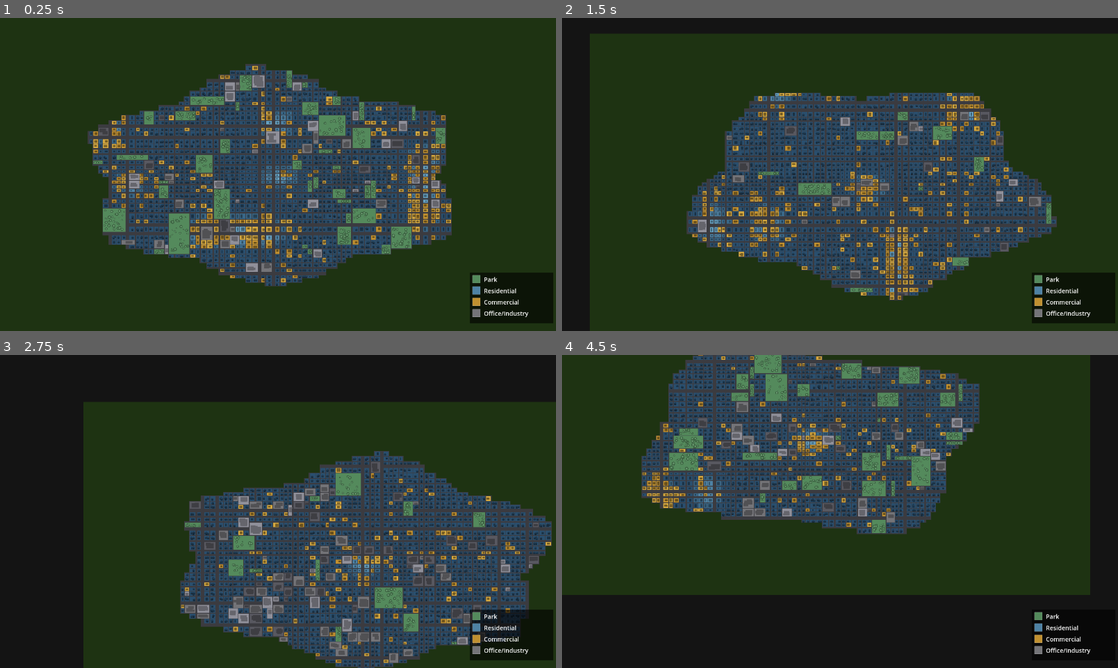
Above: before the commit, frames 1-4 (two rows, left to right).
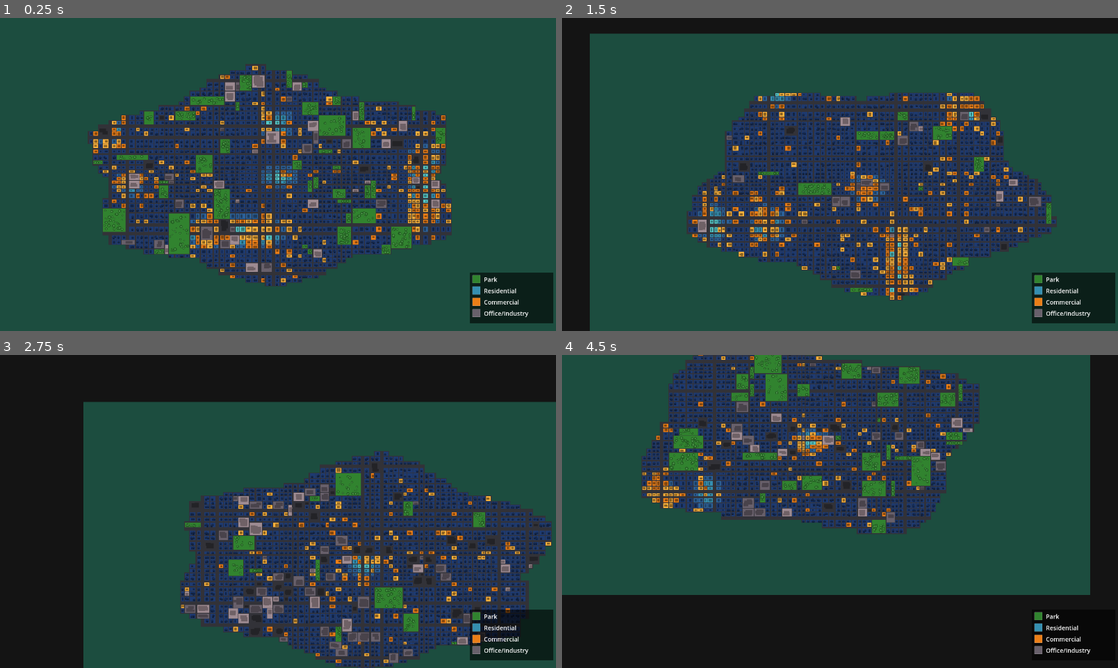
Above: after the commit, the same moments.

Repository: estebanm123/transit
Game: Godot game, scene res://Main.tscn
Same seed, same stepped clock (60 frames per second), same inputs: the game is played once before the commit and once after it.
Inputs (mouse positions are in pixels of both pictures, inside the frame that each line leads up to):
- Up to frame 1 (0.25 s): no input
- Up to frame 2 (1.5 s): tap Enter at 0.5 s; move the mouse to (962, 158) at 0.52 s; tap R at 0.6 s; click (962, 158) at 0.67 s; tap Space at 1.25 s; drag from (728, 190) to (812, 237) at 1.27 s
- Up to frame 3 (2.75 s): tap Enter at 2 s; move the mouse to (333, 442) at 2.02 s; tap R at 2.1 s; click (333, 442) at 2.17 s
- Up to frame 4 (4.5 s): tap Space at 2.75, 4.25 s; drag from (812, 574) to (673, 464) at 2.77 s; tap Enter at 3.5 s; move the mouse to (1006, 558) at 3.52 s; tap R at 3.6 s; click (1006, 558) at 3.67 s; drag from (673, 464) to (756, 433) at 4.27 s

The runs differ from the first frame. In frame 1, 71% of the frame differs, in the area x 0-100%, y 0-100%; in frame 2, 60%; in frame 3, 41%; in frame 4, 50%.

Commit message:
Refactorings

Diff:
--- /dev/null
+++ b/City.gd
@@ -0,0 +1,61 @@
+class_name City extends RefCounted
+
+const MapW: int = 1280
+const MapH: int = 720
+const Margin: int = 20
+const Cols: int = 100
+const Rows: int = 60
+const StreetW: int = 14
+
+const WArterial: float = 8.0
+const WCollector: float = 4.0
+const WLocal: float = 1.5
+
+const CCountryside: Color = Color("#1c4d3f")
+const CStreet: Color = Color("#323238")
+
+const CPark: Color = Color("#31832f")
+
+const CRes := [
+	Color("#1e3a70"),
+	Color("#2c6199"),
+	Color("#358fb0"),
+	Color("#55c6c6"),
+]
+
+const CCom := [
+	Color("#eb7e17"),
+	Color("#fab13c"),
+]
+
+const CInd := [
+	Color("#323238"),
+	Color("#68606b"),
+	Color("#9e8b92"),
+]
+
+var vertStreetWidths: Array[float] = []
+var horzStreetWidths: Array[float] = []
+var _colXPositions: Array[float] = []
+var _rowYPositions: Array[float] = []
+var _colWidths: Array[float] = []
+var _rowHeights: Array[float] = []
+
+var zones: Array = []
+var colors: Array = []
+var details: Array = []
+var parcelOwner: Array = []
+var parcelExtent: Array = []
+
+
+func blockRect(col: int, row: int) -> Rect2:
+	return Rect2(_colXPositions[col], _rowYPositions[row], _colWidths[col], _rowHeights[row])
+
+
+func mergedBlockRect(col: int, row: int) -> Rect2:
+	var extent: Vector2i = parcelExtent[row][col]
+	var x: float = _colXPositions[col]
+	var y: float = _rowYPositions[row]
+	var w: float = _colXPositions[extent.x] + _colWidths[extent.x] - x
+	var h: float = _rowYPositions[extent.y] + _rowHeights[extent.y] - y
+	return Rect2(x, y, w, h)
--- a/CityGenerator.gd
+++ b/CityGenerator.gd
@@ -1,62 +1,19 @@
 class_name CityGenerator extends RefCounted
 
-const MapW: int = 1280
-const MapH: int = 720
-const Margin: int = 20
-const Cols: int = 100
-const Rows: int = 60
-const StreetW: int = 14
-
-enum Zone { Empty, Park, Residential, Commercial, OfficeIndustry }
-
-const WArterial: float = 8.0
-const WCollector: float = 4.0
-const WLocal: float = 1.5
-
-const CCountryside: Color = Color("#1e3312")
-const CStreet: Color = Color("#3b3b40")
-
-const CPark: Color = Color("#548a5c")
-
-const CRes := [
-	Color("#2a4f6e"),
-	Color("#3a6888"),
-	Color("#4e82a4"),
-	Color("#66a0c0"),
-]
-
-const CCom := [
-	Color("#c09030"),
-	Color("#d4a840"),
-]
-
-const CInd := [
-	Color("#585860"),
-	Color("#747478"),
-	Color("#90909a"),
-]
-
 var rng: RandomNumberGenerator = RandomNumberGenerator.new()
-var colWidths: Array[float] = []
-var rowHeights: Array[float] = []
-var vertStreetWidths: Array[float] = []
-var horzStreetWidths: Array[float] = []
-var _colXPositions: Array[float] = []
-var _rowYPositions: Array[float] = []
-var _origin: Vector2 = Vector2(Margin, Margin)
-
-var zones: Array = []
-var colors: Array = []
-var details: Array = []
-var parcelOwner: Array = []
-var parcelExtent: Array = []
-
 var _numArms: int = 0
 var _armAngles: Array[float] = []
 var _secondaryCbds: Array = []
 
 
-func computeLayout() -> void:
+func generate() -> City:
+	var city := City.new()
+	_computeLayout(city)
+	_buildMap(city)
+	return city
+
+
+func _computeLayout(city: City) -> void:
 	_numArms = rng.randi_range(4, 6)
 	_armAngles.clear()
 	var baseAngle: float = rng.randf() * TAU
@@ -64,93 +21,93 @@
 		_armAngles.append(baseAngle + float(i) * TAU / float(_numArms)
 				+ rng.randf_range(-0.12, 0.12))
 
-	vertStreetWidths.clear()
-	for _i in Cols + 1:
-		vertStreetWidths.append(WLocal)
-	horzStreetWidths.clear()
-	for _i in Rows + 1:
-		horzStreetWidths.append(WLocal)
+	city.vertStreetWidths.clear()
+	for _i in City.Cols + 1:
+		city.vertStreetWidths.append(City.WLocal)
+	city.horzStreetWidths.clear()
+	for _i in City.Rows + 1:
+		city.horzStreetWidths.append(City.WLocal)
 
 	var colSpacing: int = rng.randi_range(7, 11)
 	var rowSpacing: int = rng.randi_range(5, 8)
-	for col in Cols + 1:
+	for col in City.Cols + 1:
 		if col % colSpacing == 0:
-			vertStreetWidths[col] = WCollector
-	for row in Rows + 1:
+			city.vertStreetWidths[col] = City.WCollector
+	for row in City.Rows + 1:
 		if row % rowSpacing == 0:
-			horzStreetWidths[row] = WCollector
-
-	var centerColF: float = Cols * 0.5
-	var centerRowF: float = Rows * 0.5
+			city.horzStreetWidths[row] = City.WCollector
+
+	var centerColF: float = City.Cols * 0.5
+	var centerRowF: float = City.Rows * 0.5
 	for armAngle: float in _armAngles:
 		var colIdx: int = clamp(
-				int(round(centerColF + cos(armAngle) * centerColF * 0.65)), 1, Cols - 1)
+				int(round(centerColF + cos(armAngle) * centerColF * 0.65)), 1, City.Cols - 1)
 		var rowIdx: int = clamp(
-				int(round(centerRowF + sin(armAngle) * centerRowF * 0.65)), 1, Rows - 1)
-		vertStreetWidths[colIdx] = WArterial
-		horzStreetWidths[rowIdx] = WArterial
+				int(round(centerRowF + sin(armAngle) * centerRowF * 0.65)), 1, City.Rows - 1)
+		city.vertStreetWidths[colIdx] = City.WArterial
+		city.horzStreetWidths[rowIdx] = City.WArterial
 		var innerColIdx: int = clamp(
-				int(round(centerColF + cos(armAngle) * centerColF * 0.28)), 1, Cols - 1)
+				int(round(centerColF + cos(armAngle) * centerColF * 0.28)), 1, City.Cols - 1)
 		var innerRowIdx: int = clamp(
-				int(round(centerRowF + sin(armAngle) * centerRowF * 0.28)), 1, Rows - 1)
-		if vertStreetWidths[innerColIdx] < WArterial:
-			vertStreetWidths[innerColIdx] = WCollector
-		if horzStreetWidths[innerRowIdx] < WArterial:
-			horzStreetWidths[innerRowIdx] = WCollector
+				int(round(centerRowF + sin(armAngle) * centerRowF * 0.28)), 1, City.Rows - 1)
+		if city.vertStreetWidths[innerColIdx] < City.WArterial:
+			city.vertStreetWidths[innerColIdx] = City.WCollector
+		if city.horzStreetWidths[innerRowIdx] < City.WArterial:
+			city.horzStreetWidths[innerRowIdx] = City.WCollector
 
 	var totalStreetWidth: float = 0.0
-	for streetWidth in vertStreetWidths:
+	for streetWidth in city.vertStreetWidths:
 		totalStreetWidth += streetWidth
 	var totalStreetHeight: float = 0.0
-	for streetHeight in horzStreetWidths:
+	for streetHeight in city.horzStreetWidths:
 		totalStreetHeight += streetHeight
 
-	var availWidth: float = MapW - Margin * 2 - totalStreetWidth
-	var availHeight: float = MapH - Margin * 2 - totalStreetHeight
+	var availWidth: float = City.MapW - City.Margin * 2 - totalStreetWidth
+	var availHeight: float = City.MapH - City.Margin * 2 - totalStreetHeight
 
 	var colWeights: Array[float] = []
 	var colWeightSum: float = 0.0
-	for _i in Cols:
+	for _i in City.Cols:
 		var weight: float = rng.randf_range(0.7, 1.4)
 		colWeights.append(weight)
 		colWeightSum += weight
-	colWidths.clear()
+	city._colWidths.clear()
 	for weight in colWeights:
-		colWidths.append(availWidth * weight / colWeightSum)
+		city._colWidths.append(availWidth * weight / colWeightSum)
 
 	var rowWeights: Array[float] = []
 	var rowWeightSum: float = 0.0
-	for _i in Rows:
+	for _i in City.Rows:
 		var weight: float = rng.randf_range(0.7, 1.4)
 		rowWeights.append(weight)
 		rowWeightSum += weight
-	rowHeights.clear()
+	city._rowHeights.clear()
 	for weight in rowWeights:
-		rowHeights.append(availHeight * weight / rowWeightSum)
-
-	_colXPositions.clear()
-	var curX: float = _origin.x + vertStreetWidths[0]
-	for col in Cols:
-		_colXPositions.append(curX)
-		curX += colWidths[col] + vertStreetWidths[col + 1]
-
-	_rowYPositions.clear()
-	var curY: float = _origin.y + horzStreetWidths[0]
-	for row in Rows:
-		_rowYPositions.append(curY)
-		curY += rowHeights[row] + horzStreetWidths[row + 1]
-
-	_generateSecondaryCbds()
-
-
-func buildMap() -> void:
-	var centerCol: float = (Cols - 1) / 2.0
-	var centerRow: float = (Rows - 1) / 2.0
-	zones = []
-	colors = []
-	details = []
-	parcelOwner = []
-	parcelExtent = []
+		city._rowHeights.append(availHeight * weight / rowWeightSum)
+
+	city._colXPositions.clear()
+	var curX: float = City.Margin + city.vertStreetWidths[0]
+	for col in City.Cols:
+		city._colXPositions.append(curX)
+		curX += city._colWidths[col] + city.vertStreetWidths[col + 1]
+
+	city._rowYPositions.clear()
+	var curY: float = City.Margin + city.horzStreetWidths[0]
+	for row in City.Rows:
+		city._rowYPositions.append(curY)
+		curY += city._rowHeights[row] + city.horzStreetWidths[row + 1]
+
+	_generateSecondaryCbds(city)
+
+
+func _buildMap(city: City) -> void:
+	var centerCol: float = (City.Cols - 1) / 2.0
+	var centerRow: float = (City.Rows - 1) / 2.0
+	city.zones = []
+	city.colors = []
+	city.details = []
+	city.parcelOwner = []
+	city.parcelExtent = []
 
 	var cityParkRatio: float = rng.randf_range(0.0, 0.043)
 	var cityIndRatio: float = rng.randf_range(0.0, 0.04)
@@ -159,32 +116,33 @@
 	var cbdOfficeRatio: float = rng.randf_range(0.015, 0.15)
 	var cbdResRatio: float = rng.randf_range(0.0, 0.80)
 
-	for row in Rows:
+	for row in City.Rows:
 		var zoneRow: Array = []
 		var colorRow: Array = []
 		var ownerRow: Array = []
 		var extentRow: Array = []
-		for col in Cols:
+		for col in City.Cols:
 			zoneRow.append(null)
 			colorRow.append(Color.WHITE)
 			ownerRow.append(Vector2i(col, row))
 			extentRow.append(Vector2i(col, row))
-		zones.append(zoneRow)
-		colors.append(colorRow)
-		parcelOwner.append(ownerRow)
-		parcelExtent.append(extentRow)
-
-	for row in Rows:
-		for col in Cols:
-			if zones[row][col] != null:
+		city.zones.append(zoneRow)
+		city.colors.append(colorRow)
+		city.parcelOwner.append(ownerRow)
+		city.parcelExtent.append(extentRow)
+
+	for row in City.Rows:
+		for col in City.Cols:
+			if city.zones[row][col] != null:
 				continue
 
 			var dx: float = col - centerCol
 			var dy: float = row - centerRow
 			var dist: float = sqrt(dx * dx + dy * dy)
-			var corner: bool = (col == 0 or col == Cols - 1) and (row == 0 or row == Rows - 1)
-
-			var zone: Zone
+			var corner: bool = (col == 0 or col == City.Cols - 1) \
+					and (row == 0 or row == City.Rows - 1)
+
+			var zone: int
 			if not _isInsideCity(col, row):
 				zone = Zone.Empty
 			elif dist < comCore:
@@ -211,7 +169,7 @@
 					var indChance: float = cityIndRatio
 					for neighbor: Vector2i in [Vector2i(col - 1, row), Vector2i(col, row - 1)]:
 						if neighbor.x >= 0 and neighbor.y >= 0 \
-								and zones[neighbor.y][neighbor.x] == Zone.OfficeIndustry:
+								and city.zones[neighbor.y][neighbor.x] == Zone.OfficeIndustry:
 							indChance = min(0.9, indChance * 5.0)
 							break
 					if rng.randf() < indChance:
@@ -245,41 +203,42 @@
 			var baseColor: Color
 			match zone:
 				Zone.Park:
-					baseColor = CPark
+					baseColor = City.CPark
 				Zone.Residential:
-					var idx: int = clamp(int(effectiveDistColor), 0, CRes.size() - 1)
-					baseColor = CRes[CRes.size() - 1 - idx]
+					var idx: int = clamp(int(effectiveDistColor), 0, City.CRes.size() - 1)
+					baseColor = City.CRes[City.CRes.size() - 1 - idx]
 				Zone.Commercial:
-					baseColor = CCom[rng.randi() % CCom.size()]
+					baseColor = City.CCom[rng.randi() % City.CCom.size()]
 				Zone.OfficeIndustry:
-					baseColor = CInd[rng.randi() % CInd.size()]
+					baseColor = City.CInd[rng.randi() % City.CInd.size()]
 				_:
 					baseColor = Color.WHITE
 
-			zones[row][col] = zone
-			colors[row][col] = baseColor
+			city.zones[row][col] = zone
+			city.colors[row][col] = baseColor
 
 			if (zone == Zone.Park or zone == Zone.OfficeIndustry) \
 					and rng.randf() <= (0.95 if zone == Zone.Park else 0.80):
 				var mergeLimit: int = 7 if zone == Zone.Park else 1
 				var maxCol: int = col
-				while maxCol + 1 < Cols and maxCol - col < mergeLimit:
+				while maxCol + 1 < City.Cols and maxCol - col < mergeLimit:
 					var nextCol: int = maxCol + 1
-					if zones[row][nextCol] != null:
+					if city.zones[row][nextCol] != null:
 						break
 					var ndx: float = nextCol - centerCol
 					var ndy: float = row - centerRow
 					var dist2: float = sqrt(ndx * ndx + ndy * ndy)
-					if not _isInsideCity(nextCol, row) or (zone == Zone.Park and dist2 < comCore):
+					if not _isInsideCity(nextCol, row) \
+							or (zone == Zone.Park and dist2 < comCore):
 						break
 					if zone == Zone.Park and rng.randf() < (maxCol - col + 1) * 0.15:
 						break
 					maxCol += 1
 				var maxRow: int = row
-				while maxRow + 1 < Rows and maxRow - row < mergeLimit:
+				while maxRow + 1 < City.Rows and maxRow - row < mergeLimit:
 					var ok: bool = true
 					for c2 in range(col, maxCol + 1):
-						if zones[maxRow + 1][c2] != null:
+						if city.zones[maxRow + 1][c2] != null:
 							ok = false
 							break
 						var ndx: float = c2 - centerCol
@@ -297,21 +256,21 @@
 				if maxCol > col or maxRow > row:
 					for r in range(row, maxRow + 1):
 						for c2 in range(col, maxCol + 1):
-							zones[r][c2] = zone
-							colors[r][c2] = baseColor
-							parcelOwner[r][c2] = Vector2i(col, row)
-					parcelExtent[row][col] = Vector2i(maxCol, maxRow)
-
-	for row in Rows:
+							city.zones[r][c2] = zone
+							city.colors[r][c2] = baseColor
+							city.parcelOwner[r][c2] = Vector2i(col, row)
+					city.parcelExtent[row][col] = Vector2i(maxCol, maxRow)
+
+	for row in City.Rows:
 		var detailRow: Array = []
-		for col in Cols:
-			if parcelOwner[row][col] != Vector2i(col, row):
+		for col in City.Cols:
+			if city.parcelOwner[row][col] != Vector2i(col, row):
 				detailRow.append({})
 				continue
 			var dx: float = col - centerCol
 			var dy: float = row - centerRow
 			var dist: float = sqrt(dx * dx + dy * dy)
-			var zone: Zone = zones[row][col]
+			var zone: int = city.zones[row][col]
 			var isOffice: bool = (zone == Zone.OfficeIndustry and dist < comCore)
 			var nearCommercial: bool = false
 			if zone == Zone.Residential:
@@ -320,9 +279,9 @@
 					Vector2i(col, row - 1), Vector2i(col, row + 1),
 				]
 				for neighbor: Vector2i in neighbors:
-					if neighbor.x >= 0 and neighbor.x < Cols \
-							and neighbor.y >= 0 and neighbor.y < Rows \
-							and zones[neighbor.y][neighbor.x] == Zone.Commercial:
+					if neighbor.x >= 0 and neighbor.x < City.Cols \
+							and neighbor.y >= 0 and neighbor.y < City.Rows \
+							and city.zones[neighbor.y][neighbor.x] == Zone.Commercial:
 						nearCommercial = true
 						break
 			var effectiveDist: float = dist
@@ -335,22 +294,9 @@
 						isOffice = true
 					break
 			detailRow.append(_genDetails(
-					zone, colors[row][col], mergedBlockRect(col, row),
+					zone, city.colors[row][col], city.mergedBlockRect(col, row),
 					effectiveDist, isOffice, nearCommercial))
-		details.append(detailRow)
-
-
-func blockRect(col: int, row: int) -> Rect2:
-	return Rect2(_colXPositions[col], _rowYPositions[row], colWidths[col], rowHeights[row])
-
-
-func mergedBlockRect(col: int, row: int) -> Rect2:
-	var extent: Vector2i = parcelExtent[row][col]
-	var x: float = _colXPositions[col]
-	var y: float = _rowYPositions[row]
-	var w: float = _colXPositions[extent.x] + colWidths[extent.x] - x
-	var h: float = _rowYPositions[extent.y] + rowHeights[extent.y] - y
-	return Rect2(x, y, w, h)
+		city.details.append(detailRow)
 
 
 func _secondaryCbdDist(col: int, row: int, cbd: Dictionary) -> float:
@@ -365,23 +311,23 @@
 	return sqrt(dAlong * dAlong + perp * perp)
 
 
-func _generateSecondaryCbds() -> void:
+func _generateSecondaryCbds(city: City) -> void:
 	_secondaryCbds.clear()
 	var count: int = rng.randi_range(0, 5)
 	if count == 0:
 		return
 	var arterialCols: Array[int] = []
 	var arterialRows: Array[int] = []
-	for c in range(1, Cols):
-		if vertStreetWidths[c] >= WArterial:
+	for c in range(1, City.Cols):
+		if city.vertStreetWidths[c] >= City.WArterial:
 			arterialCols.append(c)
-	for r in range(1, Rows):
-		if horzStreetWidths[r] >= WArterial:
+	for r in range(1, City.Rows):
+		if city.horzStreetWidths[r] >= City.WArterial:
 			arterialRows.append(r)
 	if arterialCols.is_empty() and arterialRows.is_empty():
 		return
-	var centerCol: float = (Cols - 1) / 2.0
-	var centerRow: float = (Rows - 1) / 2.0
+	var centerCol: float = (City.Cols - 1) / 2.0
+	var centerRow: float = (City.Rows - 1) / 2.0
 	var placed: Array = []
 	var attempts: int = 0
 	while placed.size() < count and attempts < 60:
@@ -395,11 +341,11 @@
 					(arterialCols.is_empty() or rng.randf() < 0.5)
 			if useRow:
 				var rowIdx: int = arterialRows[rng.randi() % arterialRows.size()]
-				center = Vector2(rng.randf_range(8.0, Cols - 9.0), rowIdx - 0.5)
+				center = Vector2(rng.randf_range(8.0, City.Cols - 9.0), rowIdx - 0.5)
 				angle = 0.0
 			else:
 				var colIdx: int = arterialCols[rng.randi() % arterialCols.size()]
-				center = Vector2(colIdx - 0.5, rng.randf_range(6.0, Rows - 7.0))
+				center = Vector2(colIdx - 0.5, rng.randf_range(6.0, City.Rows - 7.0))
 				angle = PI * 0.5
 			halfLen = rng.randf_range(3.0, 9.0)
 		else:
@@ -412,10 +358,10 @@
 			elif not arterialCols.is_empty():
 				var colIdx: int = arterialCols[rng.randi() % arterialCols.size()]
 				center = Vector2(colIdx - 0.5 + rng.randf_range(-1.5, 1.5),
-						rng.randf_range(5.0, Rows - 6.0))
+						rng.randf_range(5.0, City.Rows - 6.0))
 			else:
 				var rowIdx: int = arterialRows[rng.randi() % arterialRows.size()]
-				center = Vector2(rng.randf_range(5.0, Cols - 6.0),
+				center = Vector2(rng.randf_range(5.0, City.Cols - 6.0),
 						rowIdx - 0.5 + rng.randf_range(-1.5, 1.5))
 		if center.distance_to(Vector2(centerCol, centerRow)) < 10.0:
 			continue
@@ -426,8 +372,8 @@
 				break
 		if tooClose:
 			continue
-		var cbdCol: int = clamp(int(round(center.x)), 0, Cols - 1)
-		var cbdRow: int = clamp(int(round(center.y)), 0, Rows - 1)
+		var cbdCol: int = clamp(int(round(center.x)), 0, City.Cols - 1)
+		var cbdRow: int = clamp(int(round(center.y)), 0, City.Rows - 1)
 		if not _isInsideCity(cbdCol, cbdRow):
 			continue
 		var coreRadius: float = rng.randf_range(1.5, 3.5)
@@ -446,10 +392,10 @@
 
 
 func _isInsideCity(col: int, row: int) -> bool:
-	var centerCol: float = (Cols - 1) / 2.0
-	var centerRow: float = (Rows - 1) / 2.0
-	var dx: float = (col - centerCol) / (Cols / 2.0)
-	var dy: float = (row - centerRow) / (Rows / 2.0)
+	var centerCol: float = (City.Cols - 1) / 2.0
+	var centerRow: float = (City.Rows - 1) / 2.0
+	var dx: float = (col - centerCol) / (City.Cols / 2.0)
+	var dy: float = (row - centerRow) / (City.Rows / 2.0)
 	var normalizedDist: float = sqrt(dx * dx + dy * dy)
 	if normalizedDist < 0.55:
 		return true
@@ -463,7 +409,7 @@
 	return false
 
 
-func _genDetails(zone: Zone, _color: Color, rect: Rect2, dist: float = 0.0,
+func _genDetails(zone: int, _color: Color, rect: Rect2, dist: float = 0.0,
 		isOffice: bool = false, nearCommercial: bool = false) -> Dictionary:
 	var tileScale: float = sqrt(rect.get_area()) / 7.5
 	var result: Dictionary = {}
--- a/Main.gd
+++ b/Main.gd
@@ -4,6 +4,7 @@
 const ZoomMax: float = 5.0
 
 var _generator: CityGenerator
+var _city: City
 var _zoom: float = 1.0
 var _pan: Vector2 = Vector2.ZERO
 var _dragging: bool = false
@@ -16,8 +17,7 @@
     _generator = CityGenerator.new()
     _generator.rng.seed = 42
     _font = ThemeDB.fallback_font
-    _generator.computeLayout()
-    _generator.buildMap()
+    _city = _generator.generate()
     queue_redraw()
 
 
@@ -40,8 +40,7 @@
         queue_redraw()
     elif event is InputEventKey and event.pressed and event.keycode == KEY_R:
         _generator.rng.seed = _generator.rng.randi()
-        _generator.computeLayout()
-        _generator.buildMap()
+        _city = _generator.generate()
         queue_redraw()
 
 
@@ -60,42 +59,42 @@
 
     draw_set_transform(_pan, 0.0, Vector2(_zoom, _zoom))
 
-    draw_rect(Rect2(0, 0, CityGenerator.MapW, CityGenerator.MapH), CityGenerator.CCountryside)
+    draw_rect(Rect2(0, 0, City.MapW, City.MapH), City.CCountryside)
 
-    for row in CityGenerator.Rows:
-        for col in CityGenerator.Cols:
-            var zone: CityGenerator.Zone = _generator.zones[row][col]
-            if zone == CityGenerator.Zone.Empty:
+    for row in City.Rows:
+        for col in City.Cols:
+            var zone: int = _city.zones[row][col]
+            if zone == Zone.Empty:
                 continue
-            if _generator.parcelOwner[row][col] != Vector2i(col, row):
+            if _city.parcelOwner[row][col] != Vector2i(col, row):
                 continue
-            var extent: Vector2i = _generator.parcelExtent[row][col]
-            var rect: Rect2 = _generator.mergedBlockRect(col, row)
-            var streetLeft: float = _generator.vertStreetWidths[col]
-            var streetRight: float = _generator.vertStreetWidths[extent.x + 1]
-            var streetTop: float = _generator.horzStreetWidths[row]
-            var streetBottom: float = _generator.horzStreetWidths[extent.y + 1]
+            var extent: Vector2i = _city.parcelExtent[row][col]
+            var rect: Rect2 = _city.mergedBlockRect(col, row)
+            var streetLeft: float = _city.vertStreetWidths[col]
+            var streetRight: float = _city.vertStreetWidths[extent.x + 1]
+            var streetTop: float = _city.horzStreetWidths[row]
+            var streetBottom: float = _city.horzStreetWidths[extent.y + 1]
             draw_rect(Rect2(rect.position.x - streetLeft, rect.position.y - streetTop,
                     rect.size.x + streetLeft + streetRight,
-                    rect.size.y + streetTop + streetBottom), CityGenerator.CStreet)
-            var color: Color = _generator.colors[row][col]
+                    rect.size.y + streetTop + streetBottom), City.CStreet)
+            var color: Color = _city.colors[row][col]
             draw_rect(rect, color)
-            _drawZoneDetail(zone, color, _generator.details[row][col])
+            _drawZoneDetail(zone, color, _city.details[row][col])
 
     draw_set_transform(Vector2.ZERO, 0.0, Vector2.ONE)
     _drawLegend()
 
 
-func _drawZoneDetail(zone: CityGenerator.Zone, color: Color, det: Dictionary) -> void:
+func _drawZoneDetail(zone: int, color: Color, det: Dictionary) -> void:
     match zone:
-        CityGenerator.Zone.Park:
+        Zone.Park:
             for p: Rect2 in det.get("paths", []):
                 draw_rect(p, color.darkened(0.20))
             for t2 in det.get("trees", []):
                 draw_circle(t2["p"], t2["r"], color.darkened(0.30))
                 draw_circle(t2["p"], t2["r"] * 0.55, color.lightened(0.10))
 
-        CityGenerator.Zone.Residential:
+        Zone.Residential:
             var density: int = det.get("density", 3)
             for bld: Rect2 in det.get("blds", []):
                 if density == 1:
@@ -125,11 +124,11 @@
                             draw_rect(Rect2(winX, floorY, 3.5, windowHeight), windowColor)
                             winX += 6.0
 
-        CityGenerator.Zone.Commercial:
+        Zone.Commercial:
             for bld: Rect2 in det.get("blds", []):
                 draw_rect(bld, color.darkened(0.44))
 
-        CityGenerator.Zone.OfficeIndustry:
+        Zone.OfficeIndustry:
             for bld: Rect2 in det.get("blds", []):
                 draw_rect(bld, color.darkened(0.30))
 
@@ -143,10 +142,10 @@
     const FontSize: int = 14
 
     var items: Array = [
-        {"c": CityGenerator.CPark,   "lbl": "Park"},
-        {"c": CityGenerator.CRes[2], "lbl": "Residential"},
-        {"c": CityGenerator.CCom[0], "lbl": "Commercial"},
-        {"c": CityGenerator.CInd[1], "lbl": "Office/Industry"},
+        {"c": City.CPark,   "lbl": "Park"},
+        {"c": City.CRes[2], "lbl": "Residential"},
+        {"c": City.CCom[0], "lbl": "Commercial"},
+        {"c": City.CInd[1], "lbl": "Office/Industry"},
     ]
 
     var vpSize: Vector2 = get_viewport_rect().size
--- /dev/null
+++ b/Zone.gd
@@ -0,0 +1,3 @@
+class_name Zone extends RefCounted
+
+enum { Empty, Park, Residential, Commercial, OfficeIndustry }
Not shown, added: City.gd.uid
Not shown, added: Zone.gd.uid
